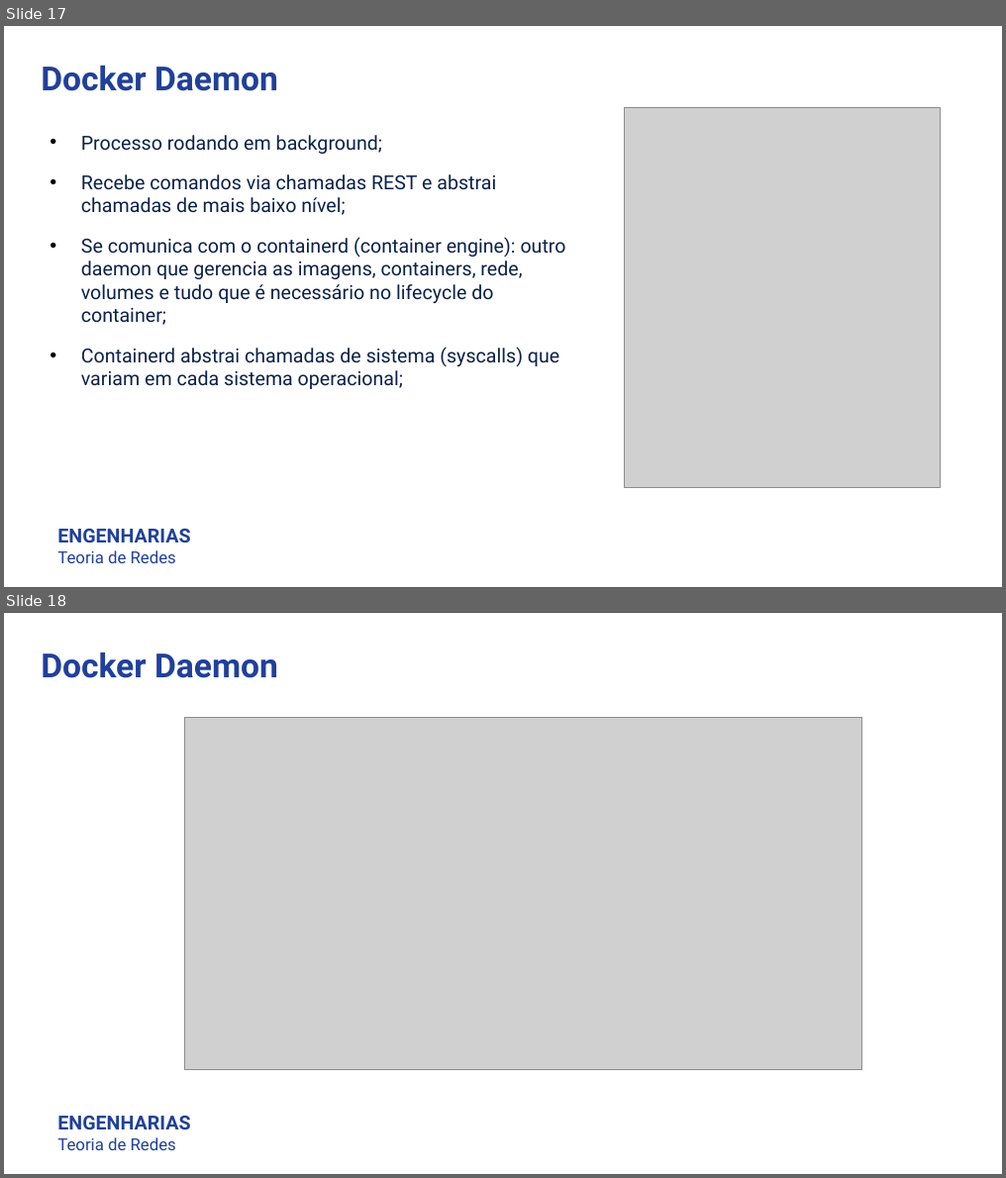
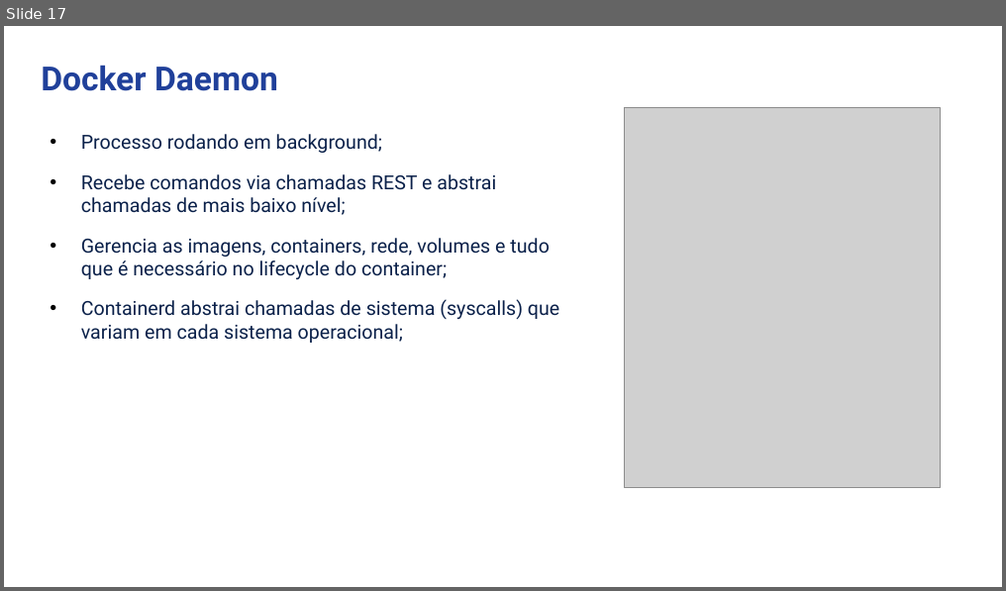
Before and after one commit to luisfelipe998/docker-kubernetes-arq-com-2, a slide deck: FelipeDrumm_FernandoCipriano_LuisFelipeBorsoi_GB.pptx. Shown one above the other, each under a label of ours: slides 17 and 18 before the commit, slide 17 after it. The pictures are 1006x1178 and 1006x591 pixels, drawn with LibreOffice and Linux fonts; fonts in the diff are those of the drawing; grey boxes stand for pictures. Boxes give left, top, right and bottom in pixels: in the first picture for what was removed or moved away, otherwise in the second. Text is boxed around its words. In the diff, an @@ line names an element or a change of style, - is before the commit and + after.

```diff
--- a/FelipeDrumm_FernandoCipriano_LuisFelipeBorsoi_GB.pptx
+++ b/FelipeDrumm_FernandoCipriano_LuisFelipeBorsoi_GB.pptx
@@ slide 18 removed at box(4, 613, 1002, 1174), background #FFFFFF @@
@@ text removed at box(41, 652, 278, 678) @@
-Docker Daemon
@@ picture removed at box(184, 718, 862, 1069) @@
@@ text removed at box(57, 1116, 190, 1151) @@
-ENGENHARIAS
-Teoria de Redes
@@ slide 17 changed as well @@
@@ text at box(81, 238, 548, 279): text changed @@
-• Se comunica com o containerd (container engine): outro daemon que gerencia as imagens, containers, rede, volumes e tudo que é necessário no lifecycle do container;
+• Gerencia as imagens, containers, rede, volumes e tudo que é necessário no lifecycle do container;
@@ text removed at box(57, 529, 190, 564) @@
-ENGENHARIAS
-Teoria de Redes
```
Also in this commit, not shown: 25 other slides changed, 5 slides added, 3 other slides removed.
